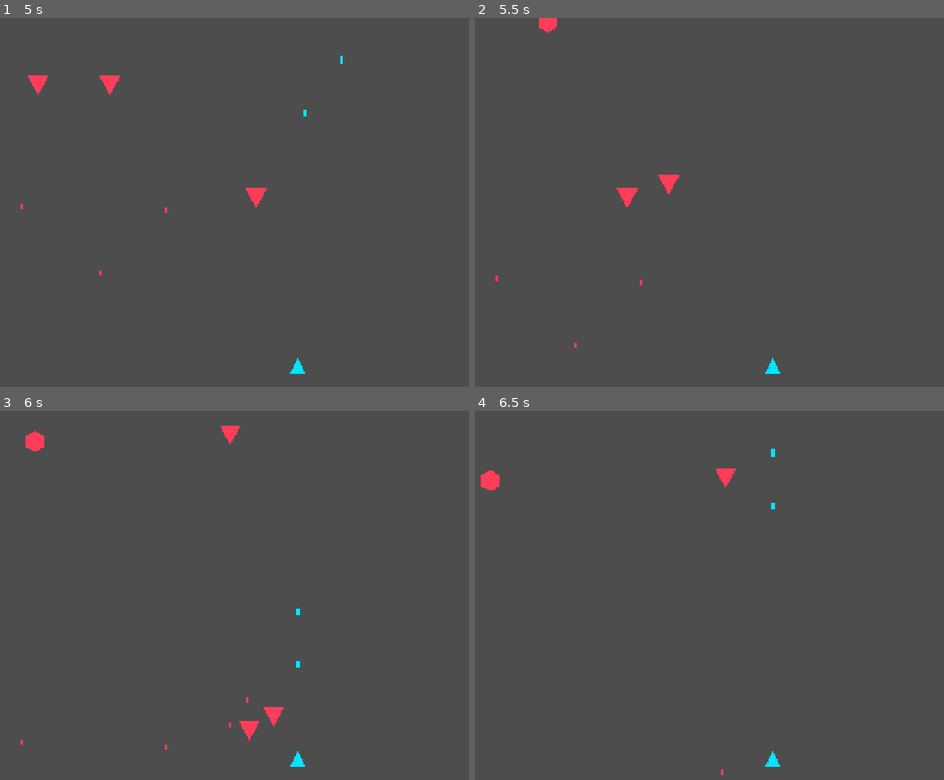
Above: before the commit, frames 1-4 (two rows, left to right).
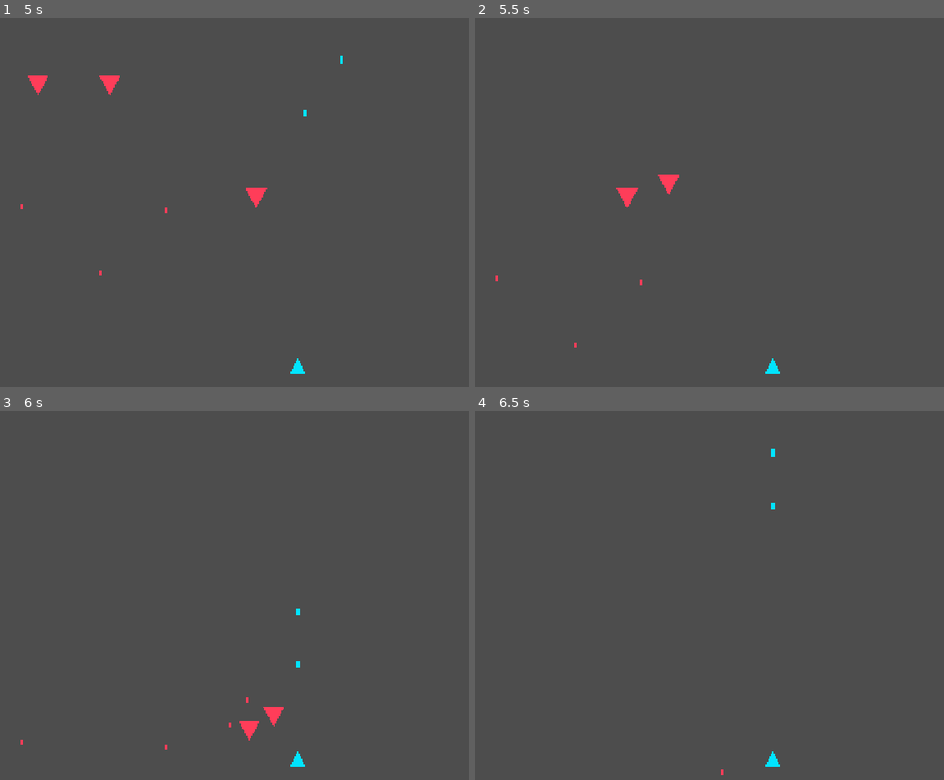
Above: after the commit, the same moments.

Repository: mrdth/meridian-run
Game: Godot game, scene res://world/arena.tscn
Two runs of this game, one before a commit and one after it. Both use one fixed random seed, a clock stepped at 60 frames per second and the inputs below.
Inputs (mouse positions are in pixels of both pictures, inside the frame that each line leads up to):
- Up to frame 1 (5 s): tap Enter (confirm) at 0.5 s; move the mouse to (286, 184) at 0.52 s; hold D (move_right) 0.53-1.25 s; hold Space (fire) 0.53-1.25 s; click (286, 184) at 0.67 s; drag from (9, 220) to (145, 132) at 1.27 s; move the mouse to (206, 121) at 2.02 s; hold D (move_right) 2.03-2.75 s; hold Space (fire) 2.03-2.75 s; drag from (107, 276) to (337, 187) at 2.77 s; move the mouse to (337, 257) at 3.52 s; hold A (move_left) 3.53-4.25 s; hold Space (fire) 3.53-4.25 s; tap Alt at 3.6 s; drag from (outside the picture) to (450, 132) at 4.27 s
- Up to frame 2 (5.5 s): move the mouse to (648, 202) at 5.02 s; hold Escape (back) from 5.03 s (still down); hold Space (fire) from 5.03 s (still down); click (648, 202) at 5.17 s
- Up to frame 3 (6 s): release Escape (back) at 5.75 s; release Space (fire) at 5.75 s; drag from (42, 503) to (295, 684) at 5.77 s
- Up to frame 4 (6.5 s): no input

Frame 1 is identical in both runs. In frame 2, 0.1% of the frame differs, in the area x 13-18%, y 0-4%; in frame 3, 0.3%; in frame 4, 0.3%, in the area x 1-56%, y 15-22%.

Commit message:
Story 1.4 course-correction [Wave-2]: escalating drip spawn model (retires cap-12)
Correct-course per playtest: the 4+N cap-12 concurrency cap + its P3 readability
rationale are retired (a fixed cap is a ceiling a godhood build trivializes; timer-
termination structurally requires replenishment). New model: formation pulses every
drip_interval_s for the whole wave, each spawning per_tick(wave) = min(base +
floor(wave*growth), max_per_tick) — wave-scaled, hard-capped per tick (perf guardrail),
NO concurrency cap; dive-loop kept so pressure escalates as pulses accumulate.

- formation_spawner.gd rewritten to the drip model; test_formation_spawner.gd updated
  (per_tick scaling/cap, no-concurrency-cap accumulation past 12, stops after wave_duration).
- GDD gdd.md:166, FR30 epics.md:82, Story 1.4 AC3 (epics + story), decision-log [Wave-2],
  + sprint-change-proposal-2026-07-03.md record the change (documented override, not silent).
- 92/92 GUT pass; headless launch clean (escalating drip, no perf spike).

Branch 1-4-formation-rework: v1 (82f235d) → option-A rework (ed31bab) → this. Status -> review.

Diff:
--- a/tests/world/test_formation_spawner.gd
+++ b/tests/world/test_formation_spawner.gd
@@ -1,7 +1,8 @@
 extends GutTest
-# Integration tests for the FormationSpawner (1.4). Verifies the FR30 spawn budget (4+N
-# capped at 12), pulsed spawning across the wave duration (not instantaneous), clean
-# progression through Enter/Formation/Dive, and score_changed on enemy death (D8).
+# Tests for the escalating drip-model FormationSpawner ([Wave-2], correct-course 2026-07-03).
+# Verifies per_tick scaling + hard cap, immediate-first-pulse + recurring drip, NO concurrency
+# cap (total exceeds the retired 12 on a long wave), spawner stops after wave_duration, and
+# score_changed on enemy death.
 
 const GruntScene := preload("res://enemies/grunt.tscn")
 const ShielderScene := preload("res://enemies/shielder.tscn")
@@ -14,77 +15,102 @@
 
 func _make() -> FormationSpawner:
 	# Spawner under a Node2D arena (its _ready creates the enemy container under the arena).
+	# Short, flat tuning so counts are predictable.
 	var arena := Node2D.new()
 	add_child_autofree(arena)
 	var s := FormationSpawner.new()
 	s.grunt_scene = GruntScene
 	s.shielder_scene = ShielderScene
 	s.bomber_scene = BomberScene
-	s.wave_duration_s = 3.0  # short for test pacing
-	s.group_size = 4
+	s.wave_duration_s = 3.0
+	s.drip_interval_s = 1.0
+	s.per_tick_base = 2
+	s.per_tick_growth = 0.0   # flat per_tick = 2
+	s.max_per_tick = 4
 	arena.add_child(s)  # _ready: creates _container, loads formation_def
 	s.player = Node2D.new()  # dummy player for dive aim
-	arena.add_child(s.player)  # freed with the autofree'd arena
+	arena.add_child(s.player)
 	return s
 
 
-func test_wave_one_spawns_five_enemies() -> void:
-	# FR30 — wave N=1 → 4+1 = 5 enemies.
+func test_per_tick_scales_with_wave_and_hard_caps() -> void:
+	# per_tick(wave) = base + floor(wave × growth), hard-capped at max_per_tick (the perf guard).
+	var s := FormationSpawner.new()
+	s.per_tick_base = 3
+	s.per_tick_growth = 0.5
+	s.max_per_tick = 8
+	assert_eq(s.per_tick(1), 3)     # 3 + floor(0.5) = 3
+	assert_eq(s.per_tick(10), 8)    # 3 + 5 = 8 (at the cap)
+	assert_eq(s.per_tick(100), 8)   # capped — no unbounded growth
+
+
+func test_first_pulse_fires_immediately() -> void:
+	# The first pulse fires at t=0 (no waiting a full drip_interval).
 	var s: FormationSpawner = _make()
 	s.begin_wave(1)
-	for _i in 220:  # 3.67s > 3.0s wave
-		s._physics_process(1.0 / 60.0)
-	assert_eq(s.get_spawned_count(), 5)
+	s._physics_process(0.01)  # t≈0.01
+	assert_eq(s.get_spawned_count(), 2)  # per_tick (flat) = 2
 
 
-func test_high_wave_capped_at_twelve() -> void:
-	# FR30 — wave N=8 → min(4+8, 12) = 12 (the cap).
+func test_pulses_recur_and_escalate_over_the_wave() -> void:
+	# drip_interval=1s → multiple pulses across wave_duration; spawned count grows over time.
 	var s: FormationSpawner = _make()
-	s.begin_wave(8)
-	for _i in 220:
+	s.begin_wave(1)
+	s._physics_process(0.01)
+	var after_first: int = s.get_spawned_count()
+	assert_eq(after_first, 2)
+	for _i in 90:  # ~1.5s → second pulse fired
 		s._physics_process(1.0 / 60.0)
-	assert_eq(s.get_spawned_count(), 12)
+	assert_gt(s.get_spawned_count(), after_first)  # pressure escalated
 
 
-func test_budget_caps_even_for_very_high_waves() -> void:
+func test_no_concurrency_cap_enemies_accumulate_past_twelve() -> void:
+	# [Wave-2] core: NO on-screen cap. On a long wave with no kills, total spawned EXCEEDS the
+	# retired cap-12 (enemies cycle via the dive-loop and don't leave unless killed). per_tick=2
+	# every 1s over ~7s → 8 pulses × 2 = 16 > 12.
 	var s: FormationSpawner = _make()
-	s.begin_wave(50)
-	for _i in 220:
+	s.wave_duration_s = 8.0
+	s.drip_interval_s = 1.0
+	s.begin_wave(1)
+	for _i in 450:  # 7.5s
 		s._physics_process(1.0 / 60.0)
-	assert_eq(s.get_spawned_count(), 12)
+	assert_gt(s.get_spawned_count(), 12)  # exceeds the retired cap → no concurrency cap
 
 
-func test_spawns_arrive_as_pulses_not_all_at_once() -> void:
-	# AC3 — spawns are pulsed across the duration, not instantaneous. Wave 1 (5) with
-	# group_size 4 → 2 pulses (3 + 2); at t≈0 only the first group (3) has spawned, not all 5.
+func test_spawner_stops_after_wave_duration() -> void:
+	# After wave_duration elapses, dripping stops (existing enemies keep cycling until killed;
+	# the full wave-end FSM is Story 1.8).
+	var s: FormationSpawner = _make()
+	s.wave_duration_s = 1.0
+	s.drip_interval_s = 0.5
+	s.begin_wave(1)
+	for _i in 200:  # 3.3s — well past the 1s wave
+		s._physics_process(1.0 / 60.0)
+	var stopped_count: int = s.get_spawned_count()
+	for _i in 200:  # step a lot more — no further spawns
+		s._physics_process(1.0 / 60.0)
+	assert_eq(s.get_spawned_count(), stopped_count)
+
+
+func test_spawns_over_time_without_error() -> void:
+	# Drive a full short wave; no crashes across many spawn pulses.
 	var s: FormationSpawner = _make()
 	s.begin_wave(1)
-	s._physics_process(0.01)  # t≈0.01 — only pulse 0 (time 0) is due
-	var early: int = s.get_spawned_count()
-	assert_lt(early, 5)  # not all at once
-	assert_gte(early, 1)  # at least the first group fired
-
-
-func test_enemies_progress_through_states_without_error() -> void:
-	# Step long enough for entry + formation hold + dive start; no crashes across the cycle.
-	var s: FormationSpawner = _make()
-	s.begin_wave(1)
-	for _i in 420:  # 7s — past wave (3s) + into dives
+	for _i in 420:  # 7s
 		s._physics_process(1.0 / 60.0)
-	# Reaching here = no crash across Enter → Formation → Dive for every spawned enemy.
-	assert_eq(s.get_spawned_count(), 5)
+	assert_gt(s.get_spawned_count(), 0)
 
 
 func test_score_changed_fires_on_enemy_death() -> void:
 	# enemy.died → spawner accumulates → EventBus.score_changed (D8 global game-flow).
 	var s: FormationSpawner = _make()
 	s.begin_wave(1)
-	for _i in 60:  # 1s — pulse-0 enemies spawned and still on-screen (mid-entry)
+	for _i in 60:  # 1s — first pulse spawned, an enemy is on-screen
 		s._physics_process(1.0 / 60.0)
 	watch_signals(EventBus)
 	var enemy: Enemy = s._container.get_child(0) as Enemy
-	var expected_score: int = enemy.definition.score_value
-	enemy.get_node("HealthComponent").take_damage(1000)  # kill → died → score_changed
+	var expected: int = enemy.definition.score_value
+	enemy.get_node("HealthComponent").take_damage(100000)  # kill → died → score_changed
 	assert_signal_emitted(EventBus, "score_changed")
-	assert_eq(s.get_run_score(), expected_score)
+	assert_eq(s.get_run_score(), expected)
 	await get_tree().physics_frame  # let the deferred death-release land before teardown
--- a/world/formation_spawner.gd
+++ b/world/formation_spawner.gd
@@ -1,51 +1,48 @@
 class_name FormationSpawner
 extends Node
-# Minimal formation spawner for E1 (1.4). Emits the 4+N-capped (max 12) formation pulses
-# across wave_duration_s — a SPAWN BUDGET, not a kill quota (FR30; the wave ends on a timer
-# in Story 1.8). Enemies enter → form → dive → release off-screen (self-clearing). The full
-# wave_intro→active→completed→reward→next_wave FSM is 1.8; this is its minimal precursor.
-#
-# Wave composition is authored DATA (a composition pattern + pulse structure), not hardcoded
-# spawn() calls — Story 4.x's RunGenerator will emit the same shape. Variant order is
-# Grunt-first, Shielder next, Bomber rare (matches Bomber's 300-score/2-dmg weight).
+# Escalating pulsed-formation spawner — [Wave-2] (correct-course 2026-07-03). Emits a
+# formation pulse every drip_interval_s for the whole wave duration; each pulse spawns
+# per_tick(wave) enemies (wave-scaled, HARD-CAPPED per tick — the performance guardrail).
+# NO on-screen concurrency cap: enemies enter → form → dive → re-enter and cycle until killed
+# (the dive-loop), so pressure ESCALATES as pulses accumulate (timer-terminated waves require
+# replenishment — a fixed batch clears-fast-then-waits). Worst-case entities =
+# (wave_duration / drip_interval) × max_per_tick, verified at the perf gate.
+# The full wave_intro→active→completed→reward→next_wave FSM + the real timer-end is Story 1.8;
+# this spawner covers 1.4's scope (drip for wave_duration, then stop — survivors keep cycling).
 
 @export var grunt_scene: PackedScene
 @export var shielder_scene: PackedScene
 @export var bomber_scene: PackedScene
 @export var formation_id: StringName = &"standard"
-@export var wave_duration_s: float = 8.0
-@export var group_size: int = 4  # enemies per formation group; pulses = ceil(budget/group_size).
-@export var max_enemies: int = 12
+@export var wave_duration_s: float = 30.0      # how long the spawner drips (the [Wave-1] timer).
+@export var drip_interval_s: float = 10.0       # time between formation pulses.
+@export var per_tick_base: int = 3              # per_tick(wave) = base + floor(wave × growth).
+@export var per_tick_growth: float = 0.5
+@export var max_per_tick: int = 8               # HARD per-tick cap — the performance guardrail.
 
 # Injected (by arena.gd or a test) player ref for dive aim — NOT a cross-domain ../../Player.
-# DiveState reads player_target.global_position.x once at dive-start.
 var player: Node2D
 
-# Authored E1 composition: variant in spawn order. The budget (min(4+N, 12)) indexes in.
+# Authored variant mix (Tier 1): grunt-dominant, recurring cycle (wraps at any count).
 const _COMPOSITION: Array[StringName] = [
-	&"grunt", &"grunt", &"grunt", &"grunt",
-	&"shielder", &"shielder",
-	&"grunt", &"shielder", &"grunt", &"shielder",
-	&"bomber", &"bomber",
+	&"grunt", &"grunt", &"grunt", &"shielder", &"grunt",
+	&"grunt", &"shielder", &"grunt", &"grunt", &"bomber",
 ]
 
 var _container: Node2D
 var _formation_def: FormationDefinition
 var _rng: RandomNumberGenerator
 var _run_score: int = 0
-var _budget: int = 0
-var _schedule: Array[Dictionary] = []  # [{time_s, id, slot}], spawned in time order.
-var _next_event: int = 0
+var _wave_n: int = 0
 var _wave_time: float = 0.0
+var _next_pulse_time: float = 0.0
 var _spawned: int = 0
+var _slot_cursor: int = 0  # cycles formation slots across pulses
 
 
 func _ready() -> void:
-	# Own a world-space enemy container. Parent it to SELF (not get_parent()): during a
-	# scene's initial setup the Arena is "busy setting up children" and rejects add_child,
-	# so get_parent().add_child() fails when arena.tscn loads (the game path — GUT adds the
-	# spawner to an already-set-up arena, which hid this). A Node2D under this Node inherits
-	# the Arena's transform (the spawner is under Arena), so enemies still live in world space.
+	# Own a world-space enemy container (parented to self: during arena.tscn setup the Arena is
+	# "busy setting up children" and rejects get_parent().add_child — see enemy container note).
 	_container = Node2D.new()
 	_container.name = "Enemies"
 	add_child(_container)
@@ -54,14 +51,22 @@
 
 
 func begin_wave(n: int) -> void:
-	# Compute the spawn budget (FR30: 4+N capped at 12) and build the pulse schedule.
-	_budget = mini(4 + n, max_enemies)
-	_build_schedule()
-	_next_event = 0
+	# Begin escalating drip for wave n. First pulse fires immediately (t=0); subsequent pulses
+	# every drip_interval_s until wave_duration_s elapses.
+	_wave_n = n
 	_wave_time = 0.0
+	_next_pulse_time = 0.0
 	_spawned = 0
+	_slot_cursor = 0
 	set_physics_process(true)
-	Log.info("spawner", "wave %d: budget %d enemies across %.1fs" % [n, _budget, wave_duration_s])
+	Log.info("spawner", "wave %d: escalating drip every %.1fs for %.1fs (per_tick=%d, cap %d)" %
+		[n, drip_interval_s, wave_duration_s, per_tick(_wave_n), max_per_tick])
+
+
+func per_tick(wave: int) -> int:
+	# per-tick spawn count: wave-scaled, HARD-capped. This bounds spawn RATE (perf), not the
+	# on-screen count (there is no concurrency cap).
+	return mini(per_tick_base + int(floor(wave * per_tick_growth)), max_per_tick)
 
 
 func get_spawned_count() -> int:
@@ -72,38 +77,31 @@
 	return _run_score
 
 
-func _build_schedule() -> void:
-	# Group enemies into FORMATION GROUPS (Galaga-lineage): pulses = ceil(budget/group_size),
-	# each pulse a coherent group entering together, evenly spaced across the wave ("as one
-	# disperses, the next enters"). Budget distributed evenly (remainder to the first groups).
-	# Variant from the authored composition; slots are contiguous per group (a cluster, not
-	# scattered). Built once per wave (no per-frame allocations here).
-	_schedule.clear()
-	assert(_formation_def != null, "FormationSpawner: no formation_def for '%s'" % formation_id)
-	var slot_count: int = _formation_def.slots.size()
-	var pulses: int = clampi(int(ceil(float(_budget) / float(maxi(group_size, 1)))), 1, _budget)
-	var pulse_spacing: float = wave_duration_s / float(maxi(pulses, 1))
-	var base_per_pulse: int = _budget / pulses
-	var remainder: int = _budget % pulses
-	var idx: int = 0
-	for p in pulses:
-		var count: int = base_per_pulse + (1 if p < remainder else 0)
-		for _k in count:
-			var id: StringName = _COMPOSITION[mini(idx, _COMPOSITION.size() - 1)]
-			_schedule.append({"time_s": p * pulse_spacing, "id": id, "slot": idx % slot_count})
-			idx += 1
+func get_active_count() -> int:
+	# Live enemies in the container (not yet released on death). Useful for perf/debug.
+	return _container.get_child_count()
 
 
 func _physics_process(delta: float) -> void:
 	_wave_time += delta
-	# Spawn events whose pulse time has elapsed (cheap Dict reads; the loop only runs while
-	# events are due — it stops once all are spawned).
-	while _next_event < _schedule.size() and _schedule[_next_event]["time_s"] <= _wave_time:
-		_spawn_enemy(_schedule[_next_event]["id"], _schedule[_next_event]["slot"])
-		_next_event += 1
-	# All events spawned → stop ticking (enemies self-release on dive-off-screen).
-	if _next_event >= _schedule.size():
+	# Fire every pulse whose time has come, while still inside the wave duration.
+	while _wave_time >= _next_pulse_time and _next_pulse_time <= wave_duration_s:
+		_spawn_pulse(per_tick(_wave_n))
+		_next_pulse_time += drip_interval_s
+	# Wave duration elapsed → stop spawning. Existing enemies keep cycling (dive-loop) until
+	# killed; the full wave-end FSM (collect survivors, reward, next wave) is Story 1.8.
+	if _wave_time > wave_duration_s:
 		set_physics_process(false)
+
+
+func _spawn_pulse(count: int) -> void:
+	# One formation-entry group: `count` enemies entering together, contiguous formation slots
+	# (a cluster), variant from the authored composition cycle.
+	for _i in count:
+		var id: StringName = _COMPOSITION[_spawned % _COMPOSITION.size()]
+		var slot: int = _slot_cursor % _formation_def.slots.size()
+		_slot_cursor += 1
+		_spawn_enemy(id, slot)
 
 
 func _spawn_enemy(id: StringName, slot: int) -> void:
Not shown, changed: _bmad-output/implementation-artifacts/sprint-status.yaml
Not shown, changed: _bmad-output/implementation-artifacts/1-4-enemy-types-and-formation-dive-ai.md
Not shown, changed: _bmad-output/implementation-artifacts/1-4-formation-feel-findings.md
Not shown, changed: _bmad-output/planning-artifacts/epics.md
Not shown, changed: _bmad-output/planning-artifacts/gdds/gdd-meridian-run-2026-06-29/decision-log.md
Not shown, changed: _bmad-output/planning-artifacts/gdds/gdd-meridian-run-2026-06-29/gdd.md
Not shown, added: _bmad-output/planning-artifacts/sprint-change-proposal-2026-07-03.md
